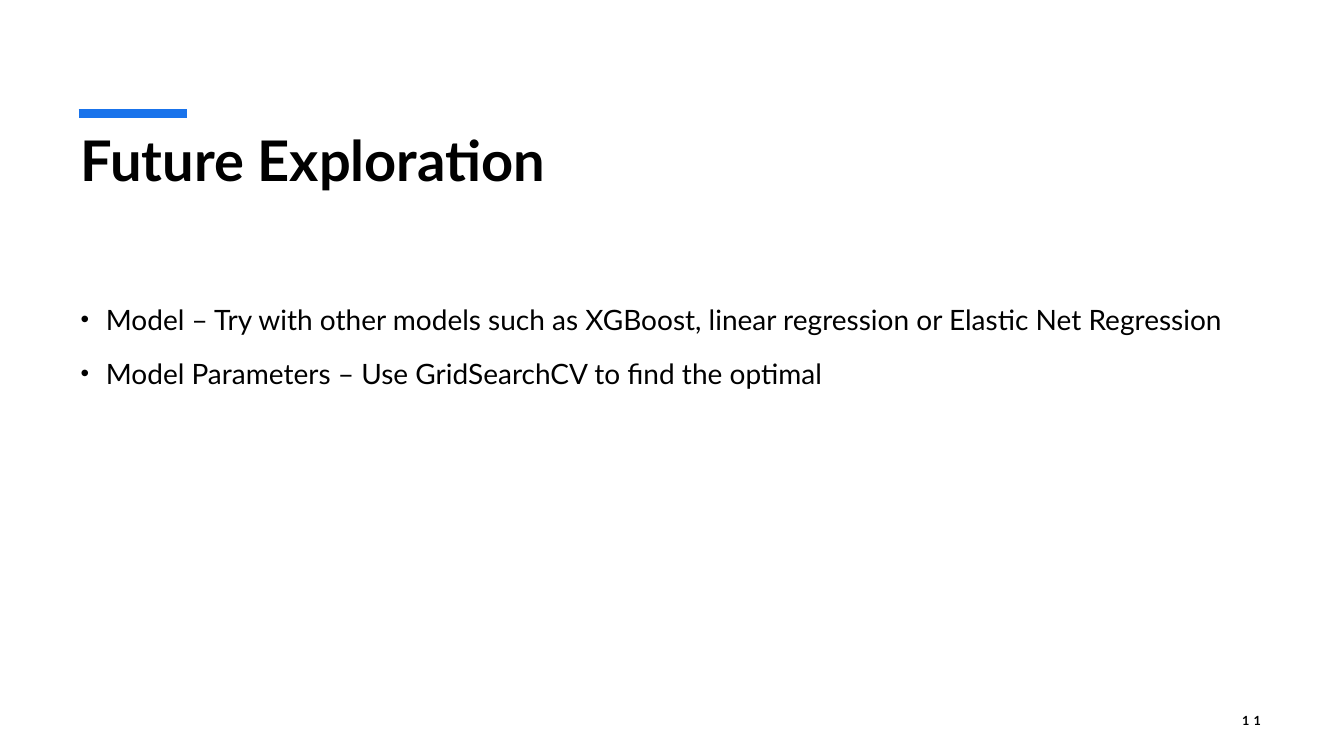
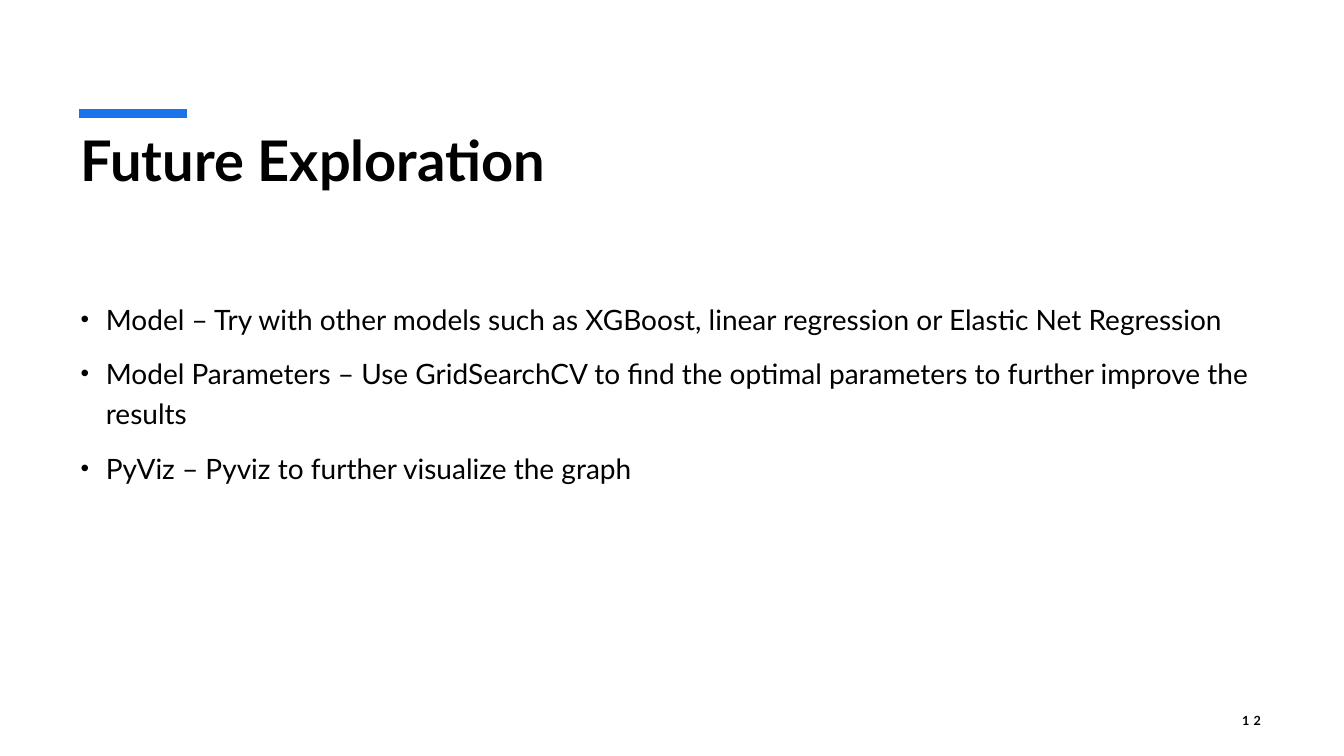
Before and after one commit to mohamed-ahshik/htx_xdata_tech_interview, a slide deck: slide 12 of slides/htx_xdata_data_scientist.pptx (slide 11 before the commit). Drawn at 1344x756 pixels with LibreOffice and Linux fonts; fonts in the diff are those of the drawing. Boxes give left, top, right and bottom in pixels: in the first picture for what was removed or moved away, otherwise in the second. Text is boxed around its words. In the diff, an @@ line names an element or a change of style, - is before the commit and + after.

Commit message:
add:updated slides

```diff
--- a/slides/htx_xdata_data_scientist.pptx
+++ b/slides/htx_xdata_data_scientist.pptx
@@ text at (106,363,1247,484): text changed @@
-• Model Parameters – Use GridSearchCV to find the optimal
+• Model Parameters – Use GridSearchCV to find the optimal parameters to further improve the results
+• PyViz – Pyviz to further visualize the graph
@@ page number at (1242,715,1261,725): text changed @@
-11
+12
```
Also in this commit, not shown: 1 slide added, 3 other files.
